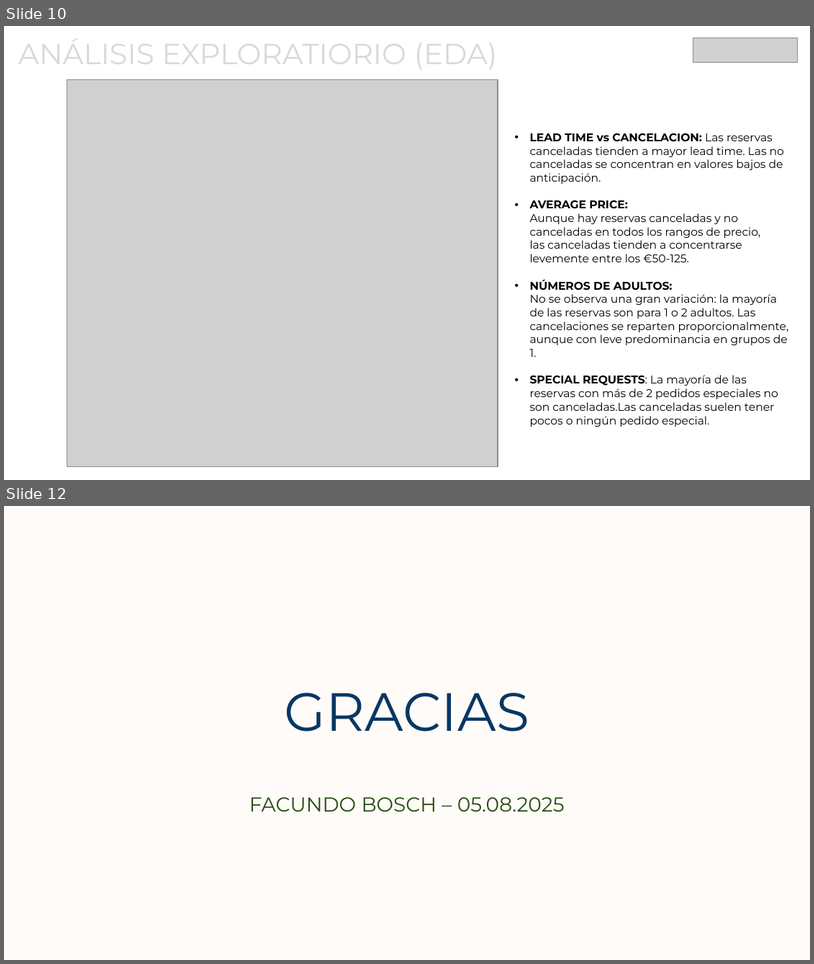
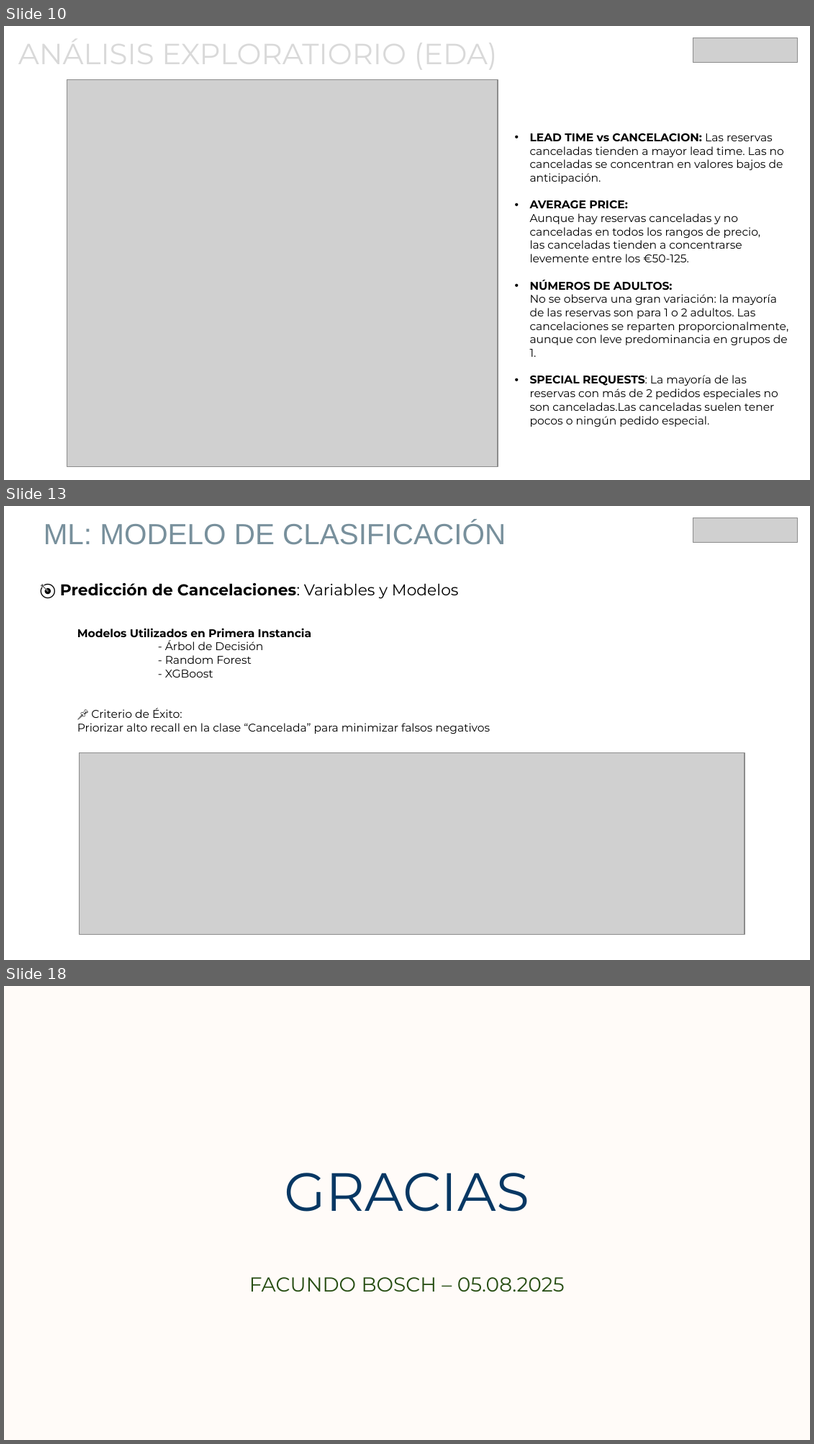
Before and after one commit to facuirib/Coder, a slide deck: Presentacion_CoderHouse.pptx. Shown one above the other, each under a label of ours: slides 10 and 12 before the commit, slides 10, 13 and 18 after it; the slides between them are not shown. The pictures are 814x964 and 814x1444 pixels, drawn with LibreOffice and Linux fonts; fonts in the diff are those of the drawing; grey boxes stand for pictures. Boxes give left, top, right and bottom in pixels: in the first picture for what was removed or moved away, otherwise in the second. Text is boxed around its words. In the diff, an @@ line names an element or a change of style, - is before the commit and + after.

```diff
--- a/Presentacion_CoderHouse.pptx
+++ b/Presentacion_CoderHouse.pptx
@@ slide 13 added at [4,506,810,960], background #FFFFFF @@
@@ text added at [44,521,506,545], 26 pt, text #78909C @@
+ML: MODELO DE CLASIFICACIÓN
@@ picture added at [694,518,798,542] @@
@@ text added at [60,583,459,599], 14 pt, text #000000, bold @@
+🎯 Predicción de Cancelaciones: Variables y Modelos
@@ text added at [77,628,491,734], 10 pt, text #000000 @@
+Modelos Utilizados en Primera Instancia
+- Árbol de Decisión
+- Random Forest
+- XGBoost
+📌 Criterio de Éxito:
+Priorizar alto recall en la clase “Cancelada” para minimizar falsos negativos
@@ picture added at [80,753,745,934] @@
@@ what was slide 12 is now slide 18 @@
```
Also in this commit, not shown: 5 other slides added.
